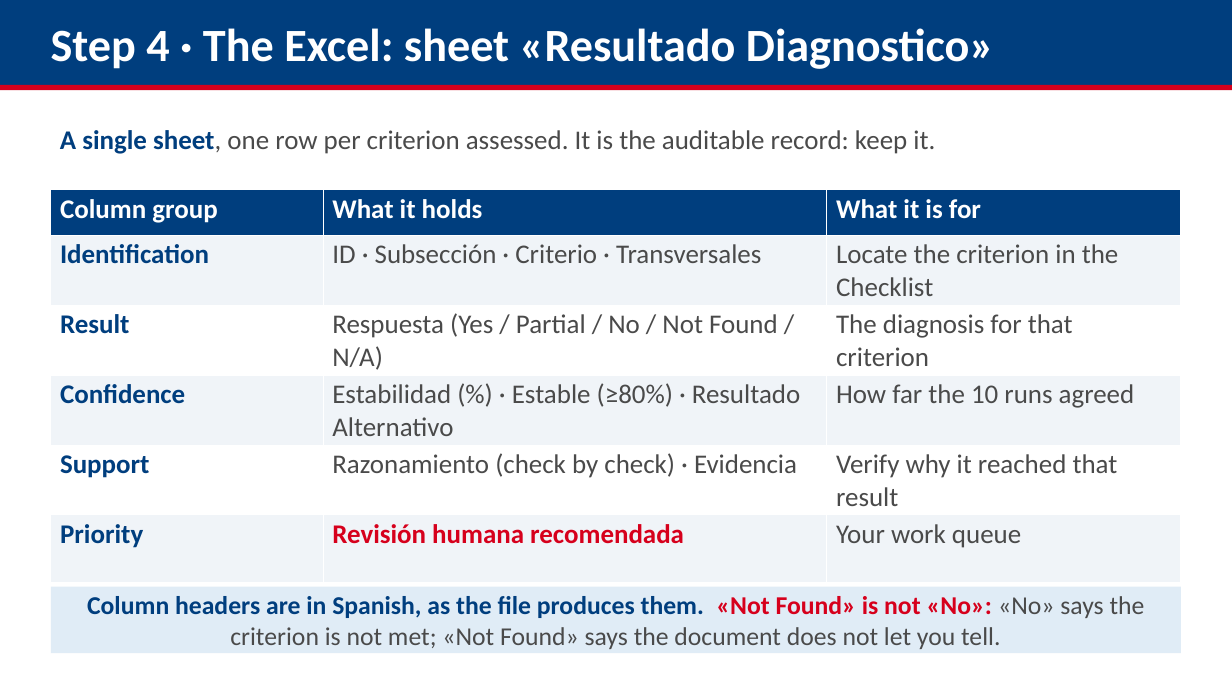
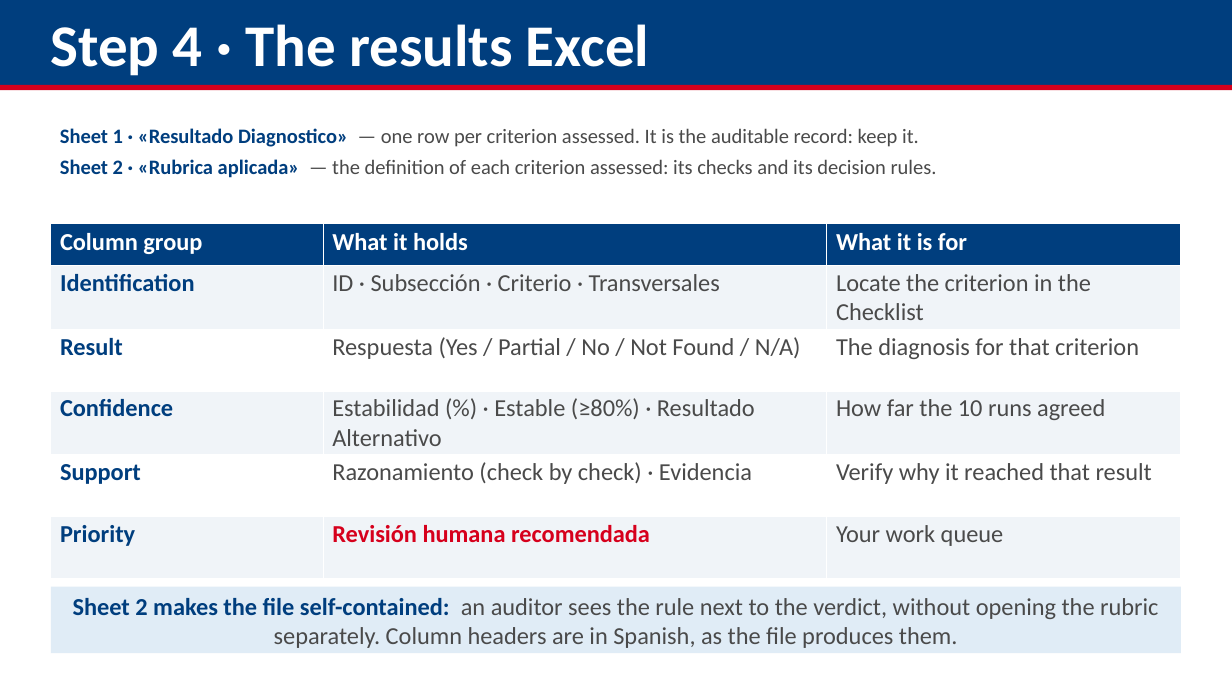
Before and after one commit to aevpsnow6-oss/deploy, a slide deck: slide 22 of presentation/capacitacion_appraisal/ILO_Appraisal_GPT_Training_Ahmed_EN.pptx. Drawn at 1232x693 pixels with LibreOffice and Linux fonts; fonts in the diff are those of the drawing. Boxes give left, top, right and bottom in pixels: in the first picture for what was removed or moved away, otherwise in the second. Text is boxed around its words. In the diff, an @@ line names an element or a change of style, - is before the commit and + after.

```diff
--- a/presentation/capacitacion_appraisal/ILO_Appraisal_GPT_Training_Ahmed_EN.pptx
+++ b/presentation/capacitacion_appraisal/ILO_Appraisal_GPT_Training_Ahmed_EN.pptx
@@ text at [51,24,649,76]: text changed; size 36 to 46 pt @@
-Step 4 · The Excel: sheet «Resultado Diagnostico»
+Step 4 · The results Excel
@@ text at [60,128,937,178]: text changed; size 21 to 16 pt @@
-A single sheet, one row per criterion assessed. It is the auditable record: keep it.
+Sheet 1 · «Resultado Diagnostico» — one row per criterion assessed. It is the auditable record: keep it.
+Sheet 2 · «Rubrica aplicada» — the definition of each criterion assessed: its checks and its decision rules.
@@ table at [51,224,1181,575] @@
@@ size 21 to 19 pt @@
@@ table: place and size @@
-table at [51,189,1181,575]
+table at [51,224,1181,575]
@@ text in rectangle at [73,598,1158,648]: text changed; size 20 to 19 pt @@
-Column headers are in Spanish, as the file produces them. «Not Found» is not «No»: «No» says the criterion is not met; «Not Found» says the document does not let you tell.
+Sheet 2 makes the file self-contained: an auditor sees the rule next to the verdict, without opening the rubric separately. Column headers are in Spanish, as the file produces them.
```
Also in this commit, not shown: 1 other slide changed, 8 other files.
